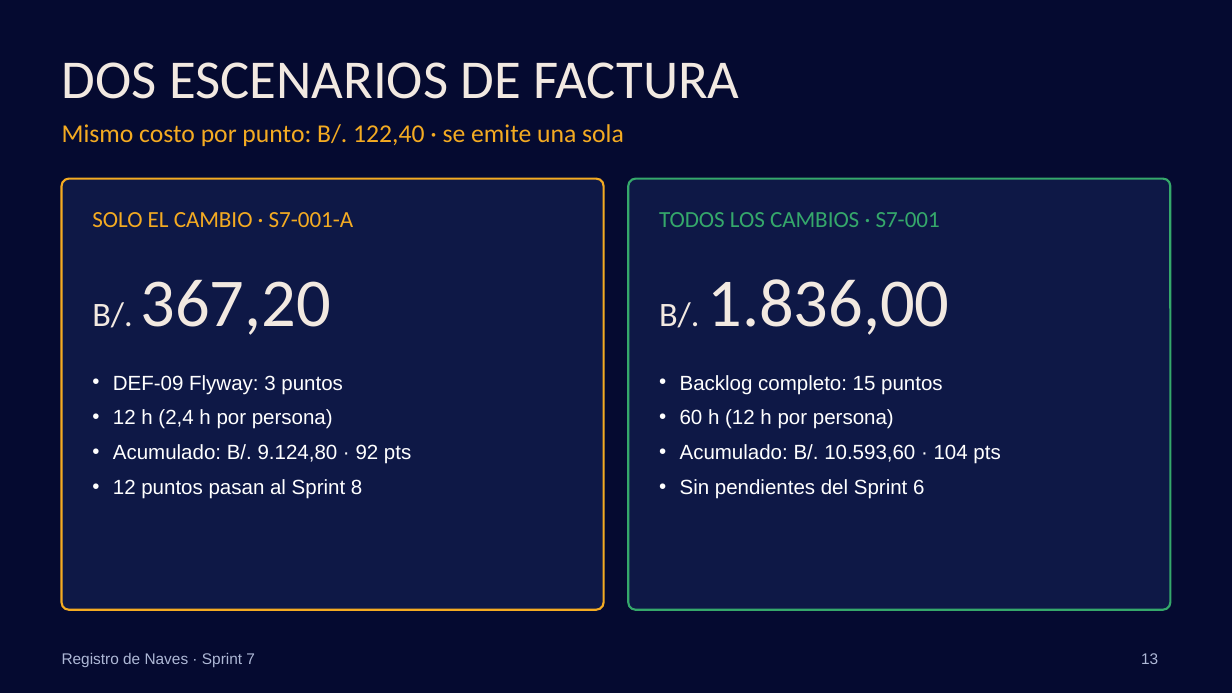
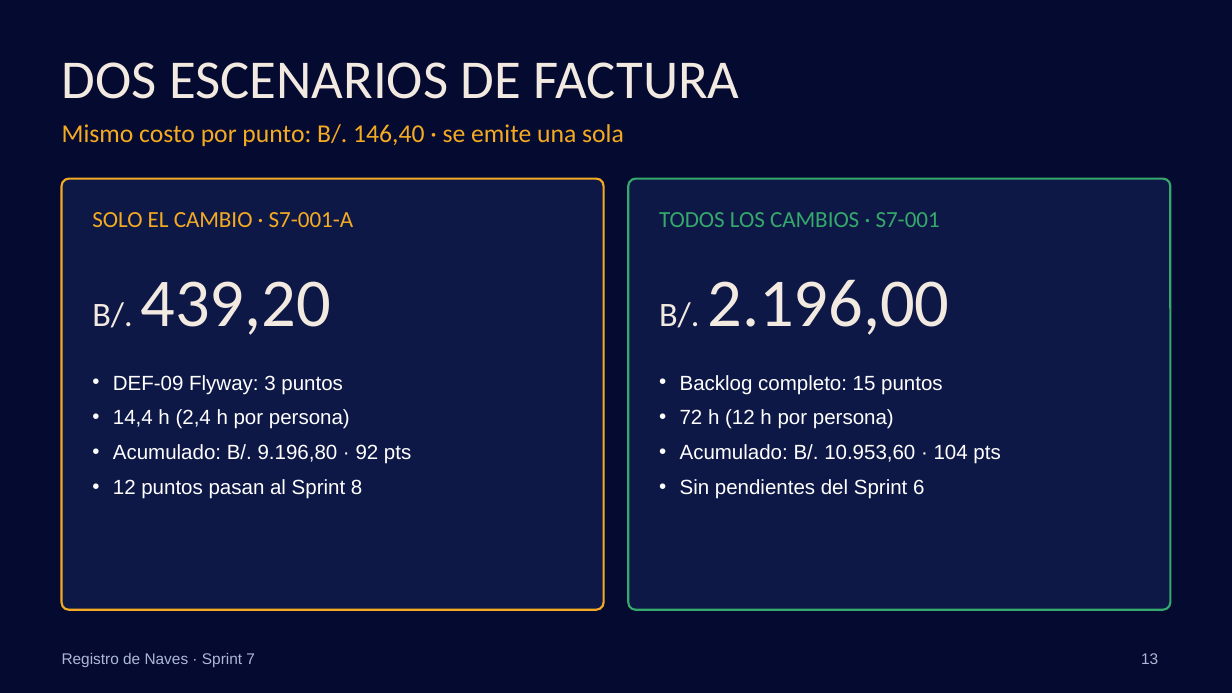
Before and after one commit to torres-martin/registro-maritimo-digital, a slide deck: slide 13 of docs/Sprint7-RegistroNaves.pptx. Drawn at 1232x693 pixels with LibreOffice and Linux fonts; fonts in the diff are those of the drawing; background and template pictures are left out. Boxes give left, top, right and bottom in pixels: in the first picture for what was removed or moved away, otherwise in the second. Text is boxed around its words. In the diff, an @@ line names an element or a change of style, - is before the commit and + after.

```diff
--- a/docs/Sprint7-RegistroNaves.pptx
+++ b/docs/Sprint7-RegistroNaves.pptx
@@ text at bbox=[62, 124, 624, 146]: text changed @@
-Mismo costo por punto: B/. 122,40 · se emite una sola
+Mismo costo por punto: B/. 146,40 · se emite una sola
@@ text at bbox=[92, 281, 331, 335]: text changed @@
-B/. 367,20
+B/. 439,20
@@ text at bbox=[659, 279, 949, 335]: text changed @@
-B/. 1.836,00
+B/. 2.196,00
@@ text at bbox=[113, 409, 411, 464]: text changed @@
-• 12 h (2,4 h por persona)
-• Acumulado: B/. 9.124,80 · 92 pts
+• 14,4 h (2,4 h por persona)
+• Acumulado: B/. 9.196,80 · 92 pts
@@ text at bbox=[680, 409, 1000, 464]: text changed @@
-• 60 h (12 h por persona)
-• Acumulado: B/. 10.593,60 · 104 pts
+• 72 h (12 h por persona)
+• Acumulado: B/. 10.953,60 · 104 pts
```
Also in this commit, not shown: 5 other slides changed, 1 slide added, 5 other files.
